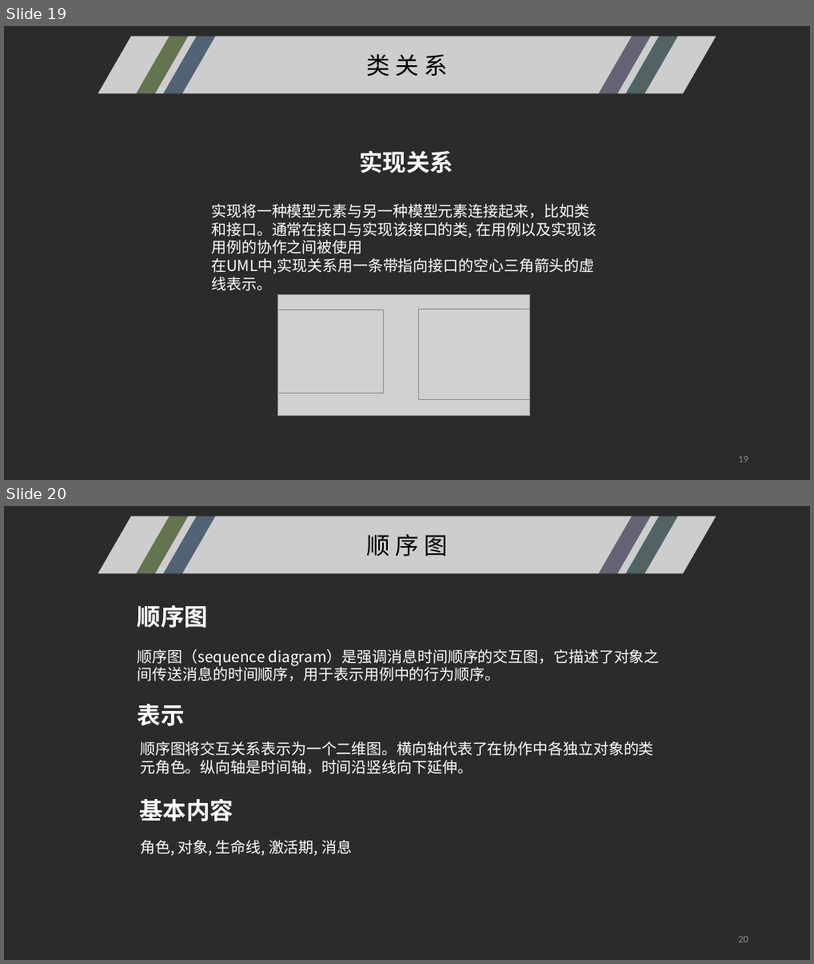
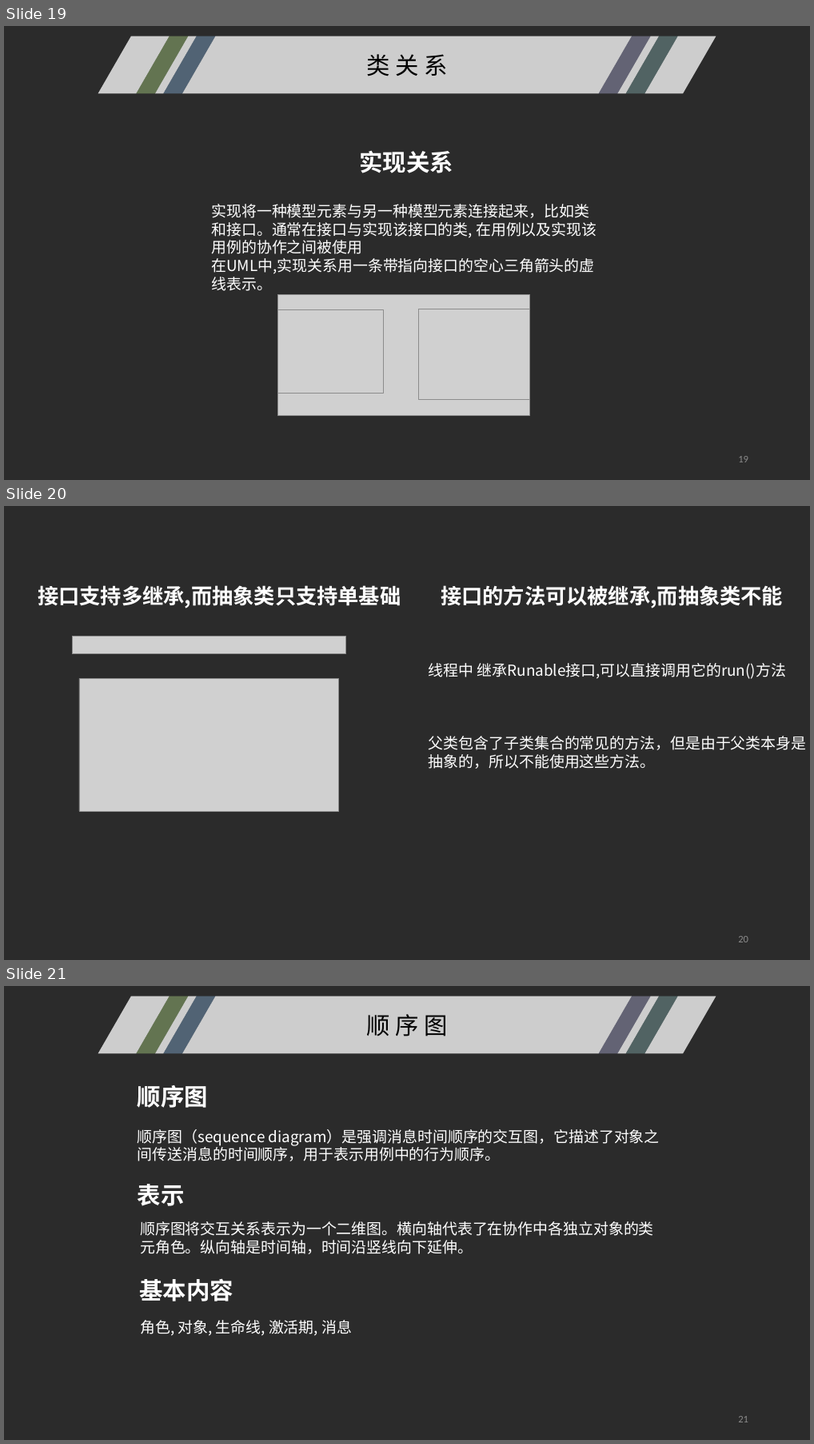
Before and after one commit to SoftwareRequirtmentsG02/Document, a slide deck: PPT/UML/UML基础I.pptx. Shown one above the other, each under a label of ours: slides 19 and 20 before the commit, slides 19, 20 and 21 after it. The pictures are 814x964 and 814x1444 pixels, drawn with LibreOffice and Linux fonts; fonts in the diff are those of the drawing; grey boxes stand for pictures; background and template pictures are left out; a plain dark background stands for a picture behind light text. Boxes give left, top, right and bottom in pixels: in the first picture for what was removed or moved away, otherwise in the second. Text is boxed around its words. In the diff, an @@ line names an element or a change of style, - is before the commit and + after.

```diff
--- a/PPT/UML/UML基础I.pptx
+++ b/PPT/UML/UML基础I.pptx
@@ slide 20 added at (4,506,810,960), background picture (left out) @@
@@ text added at (38,585,401,608), 25 pt, text #FFFFFF, bold @@
+接口支持多继承,而抽象类只支持单基础
@@ text added at (441,585,783,608), 25 pt, text #FFFFFF, bold @@
+接口的方法可以被继承,而抽象类不能
@@ picture added at (72,636,346,654) @@
@@ text added at (429,663,806,768), 18 pt, text #FFFFFF @@
+线程中 继承Runable接口,可以直接调用它的run()方法
+父类包含了子类集合的常见的方法，但是由于父类本身是抽象的，所以不能使用这些方法。
@@ picture added at (79,679,338,811) @@
@@ page number added at (738,936,749,942), 12 pt, text #8C8C8C @@
+20
@@ what was slide 20 is now slide 21 @@
@@ page number at (738,1416,749,1422): text changed @@
-20
+21
```
Also in this commit, not shown: 1 slide changed, 1 other slide added, 2 other files.
